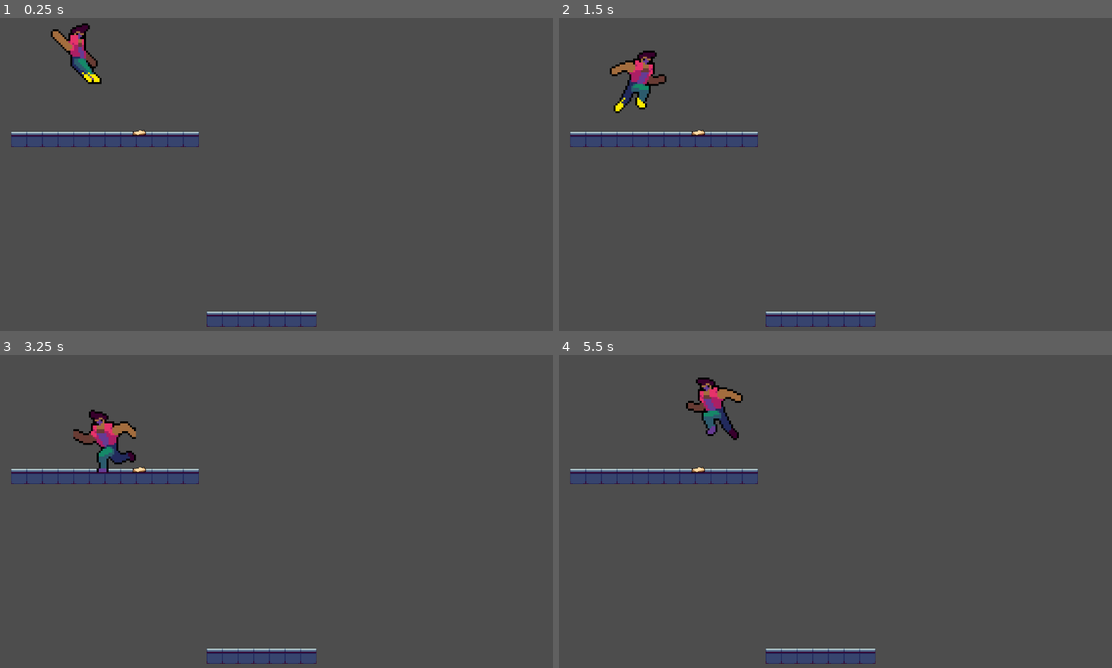
Above: before the commit, frames 1-4 (two rows, left to right).
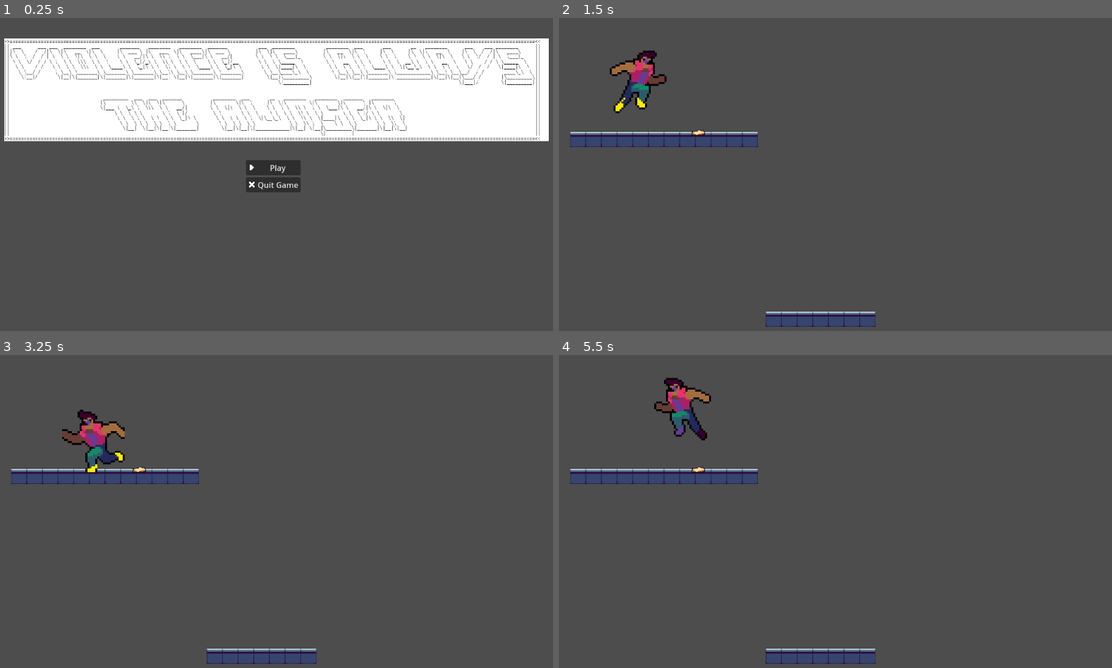
Above: after the commit, the same moments.

Repository: MiniJam-Cyber-Team-RTL/CyberProject
Game: Godot game, scene res://Scenes/Components/UI/menu.tscn
Two runs of this game, one before a commit and one after it. Both use one fixed random seed, a clock stepped at 60 frames per second and the inputs below. Before the commit the project starts from res://Scenes/main.tscn.
Inputs (mouse positions are in pixels of both pictures, inside the frame that each line leads up to):
- Up to frame 1 (0.25 s): no input
- Up to frame 2 (1.5 s): click (829, 168) at 0.5 s, where only the run after the commit has a clickable "Play"; tap Enter (ui_accept) at 1.25 s; hold Right (ui_right) from 1.28 s (still down)
- Up to frame 3 (3.25 s): tap Enter (ui_accept) at 1.52, 2.27 s; release Right (ui_right) at 2.78 s; hold Left (ui_left) from 2.78 s (still down)
- Up to frame 4 (5.5 s): release Left (ui_left) at 3.53 s; hold Right (ui_right) 3.53-5.03 s; tap Enter (ui_accept) at 3.77, 4.52, 5.27 s; hold Left (ui_left) from 5.03 s (still down)

The runs differ from the first frame. In frame 1, 35% of the frame differs, in the area x 0-100%, y 1-99%; in frame 2, nothing differs; in frame 3, 1.4%; in frame 4, 1.9%.

Commit message:
ADD menu and icons

Diff:
--- /dev/null
+++ b/Game/Scenes/Components/UI/menu.gd
@@ -0,0 +1,9 @@
+extends Control
+
+
+func _on_play_pressed() -> void:
+	get_tree().change_scene_to_file("res://Scenes/main.tscn")
+
+
+func _on_quit_game_pressed() -> void:
+	get_tree().quit()
--- /dev/null
+++ b/Game/Scenes/Components/UI/menu.tscn
@@ -0,0 +1,46 @@
+[gd_scene load_steps=5 format=3 uid="uid://btqrrm4t52pby"]
+
+[ext_resource type="Script" path="res://Scenes/Components/UI/menu.gd" id="1_7wwwo"]
+[ext_resource type="Texture2D" uid="uid://d3en2btd55vcs" path="res://Assets/Images/UI/play.png" id="2_i4u3y"]
+[ext_resource type="Texture2D" uid="uid://bt0km5e7vcxr8" path="res://Assets/Images/UI/quit.png" id="3_lvulb"]
+[ext_resource type="Texture2D" uid="uid://c7v88l0a8u2vj" path="res://Assets/Images/UI/menu_title.png" id="4_e784y"]
+
+[node name="Menu" type="Control"]
+layout_mode = 3
+anchors_preset = 15
+anchor_right = 1.0
+anchor_bottom = 1.0
+grow_horizontal = 2
+grow_vertical = 2
+script = ExtResource("1_7wwwo")
+
+[node name="MarginContainer" type="MarginContainer" parent="."]
+layout_mode = 0
+offset_right = 1152.0
+offset_bottom = 648.0
+
+[node name="HBoxContainer" type="HBoxContainer" parent="MarginContainer"]
+layout_mode = 2
+alignment = 1
+
+[node name="VBoxContainer" type="VBoxContainer" parent="MarginContainer/HBoxContainer"]
+layout_mode = 2
+alignment = 1
+
+[node name="Play" type="Button" parent="MarginContainer/HBoxContainer/VBoxContainer"]
+layout_mode = 2
+text = "Play"
+icon = ExtResource("2_i4u3y")
+
+[node name="Quit game" type="Button" parent="MarginContainer/HBoxContainer/VBoxContainer"]
+layout_mode = 2
+text = "Quit Game"
+icon = ExtResource("3_lvulb")
+
+[node name="MenuTitle" type="Sprite2D" parent="."]
+position = Vector2(582.523, 147)
+scale = Vector2(0.954545, 0.954545)
+texture = ExtResource("4_e784y")
+
+[connection signal="pressed" from="MarginContainer/HBoxContainer/VBoxContainer/Play" to="." method="_on_play_pressed"]
+[connection signal="pressed" from="MarginContainer/HBoxContainer/VBoxContainer/Quit game" to="." method="_on_quit_game_pressed"]
--- a/Game/project.godot
+++ b/Game/project.godot
@@ -11,9 +11,12 @@
 [application]
 
 config/name="CyberProject"
-run/main_scene="res://Scenes/main.tscn"
+run/main_scene="res://Scenes/Components/UI/menu.tscn"
 config/features=PackedStringArray("4.3", "Forward Plus")
-config/icon="res://icon.svg"
+boot_splash/bg_color=Color(0.704024, 0.2328, 0.317516, 1)
+boot_splash/image="res://Assets/Images/UI/icon.png"
+boot_splash/use_filter=false
+config/icon="res://Assets/Images/UI/icon.png"
 
 [dotnet]
 
Binary file added: Game/Assets/Images/UI/icon.png
Not shown, added: Game/Assets/Images/UI/icon.png.import
Binary file added: Game/Assets/Images/UI/menu_title.png
Not shown, added: Game/Assets/Images/UI/menu_title.png.import
Binary file added: Game/Assets/Images/UI/play.png
Not shown, added: Game/Assets/Images/UI/play.png.import
Binary file added: Game/Assets/Images/UI/quit.png
Not shown, added: Game/Assets/Images/UI/quit.png.import
